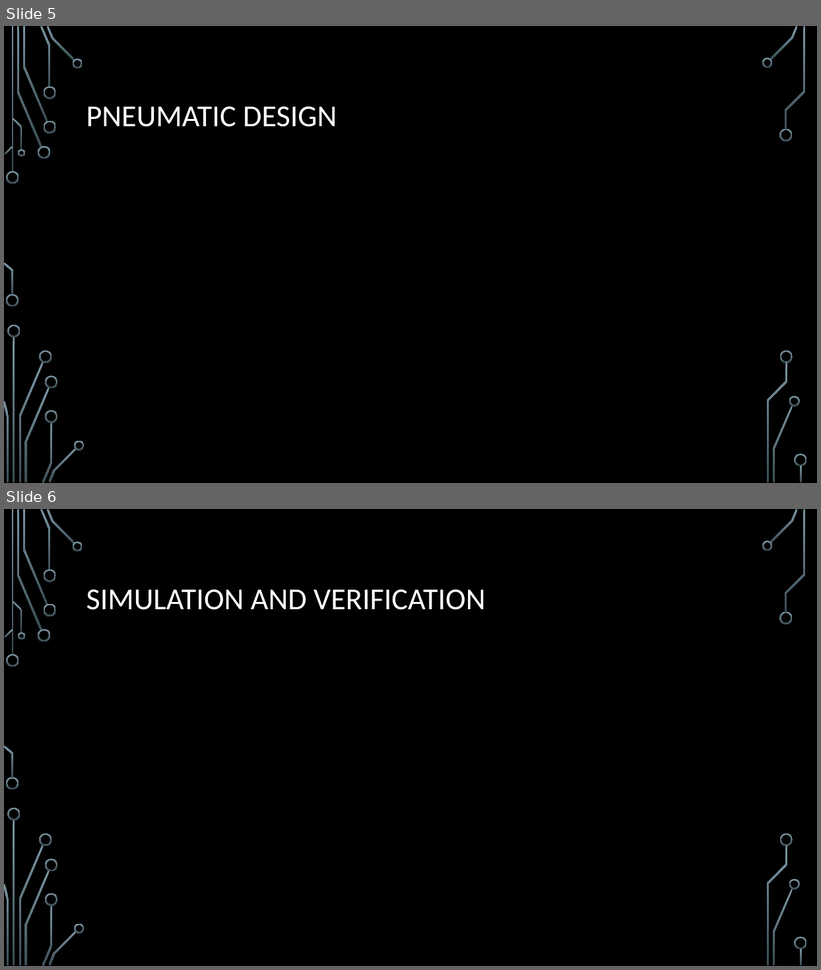
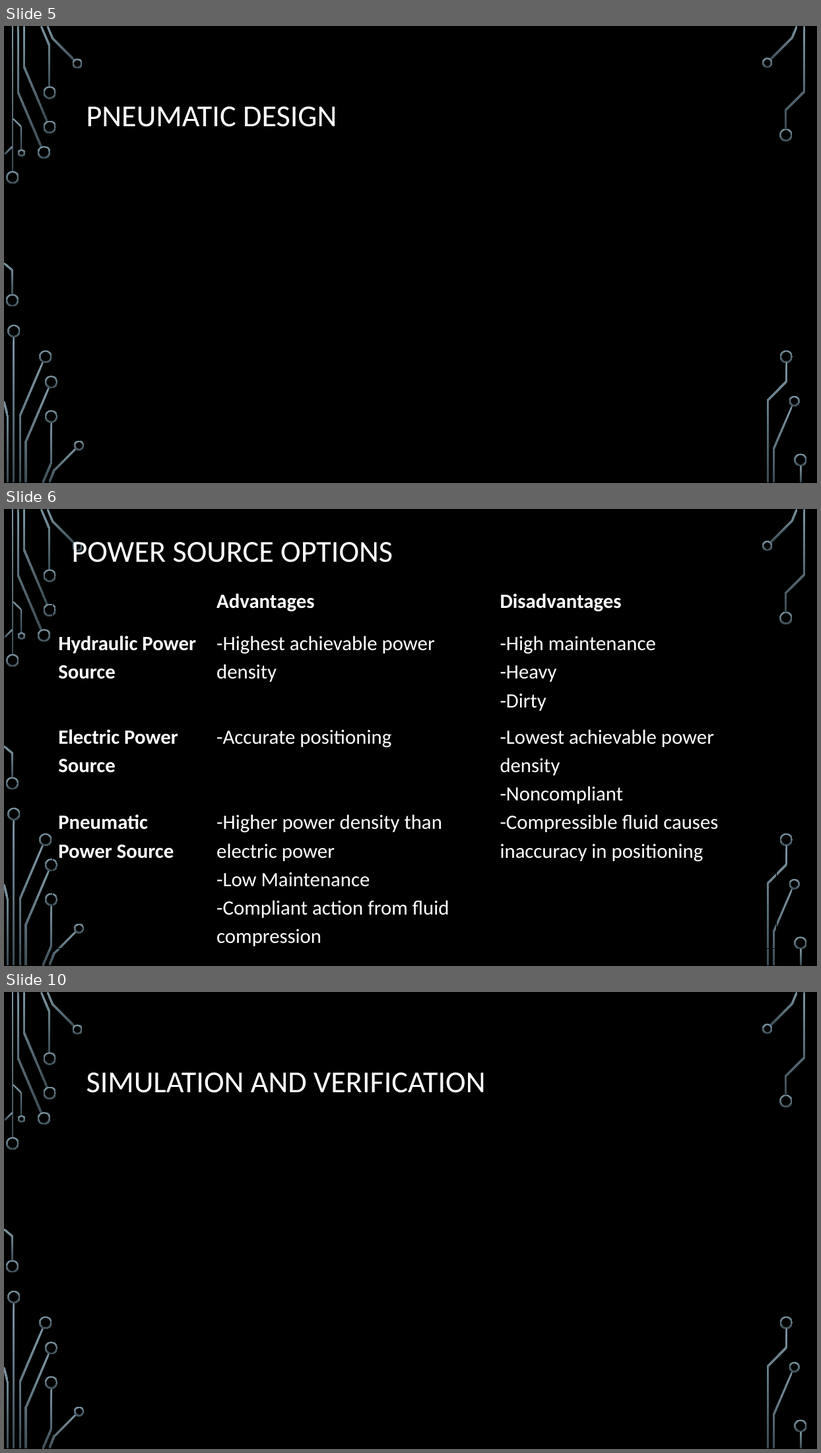
Before and after one commit to Logiant/AgileRoboticControls, a slide deck: Design Powerpoint.pptx. Shown one above the other, each under a label of ours: slides 5 and 6 before the commit, slides 5, 6 and 10 after it; the slides between them are not shown. The pictures are 821x970 and 821x1453 pixels, drawn with LibreOffice and Linux fonts; fonts in the diff are those of the drawing; background and template pictures are left out. Boxes give left, top, right and bottom in pixels: in the first picture for what was removed or moved away, otherwise in the second. Text is boxed around its words. In the diff, an @@ line names an element or a change of style, - is before the commit and + after.

Commit message:
Added Slides to PowerPoint Presentation
Added slides related to pneumatic design

```diff
--- a/Design Powerpoint.pptx
+++ b/Design Powerpoint.pptx
@@ slide 6 added at <box>4,509,817,966</box>, background picture (left out); not listed: 36 template elements that a slide beside it also shows @@
@@ title added at <box>72,539,393,562</box>, 36 pt, text #FFFFFF @@
+POWER SOURCE OPTIONS
@@ table added at <box>52,586,778,949</box>, 4 rows, 3 columns @@
+ | Advantages | Disadvantages
+Hydraulic Power Source | -Highest achievable power density | -High maintenance / -Heavy / -Dirty
+Electric Power Source | -Accurate positioning | -Lowest achievable power density / -Noncompliant
+Pneumatic Power Source | -Higher power density than electric power / -Low Maintenance / -Compliant action from fluid compression | -Compressible fluid causes inaccuracy in positioning
@@ what was slide 6 is now slide 10 @@
```
Also in this commit, not shown: 1 slide changed, 3 other slides added.
